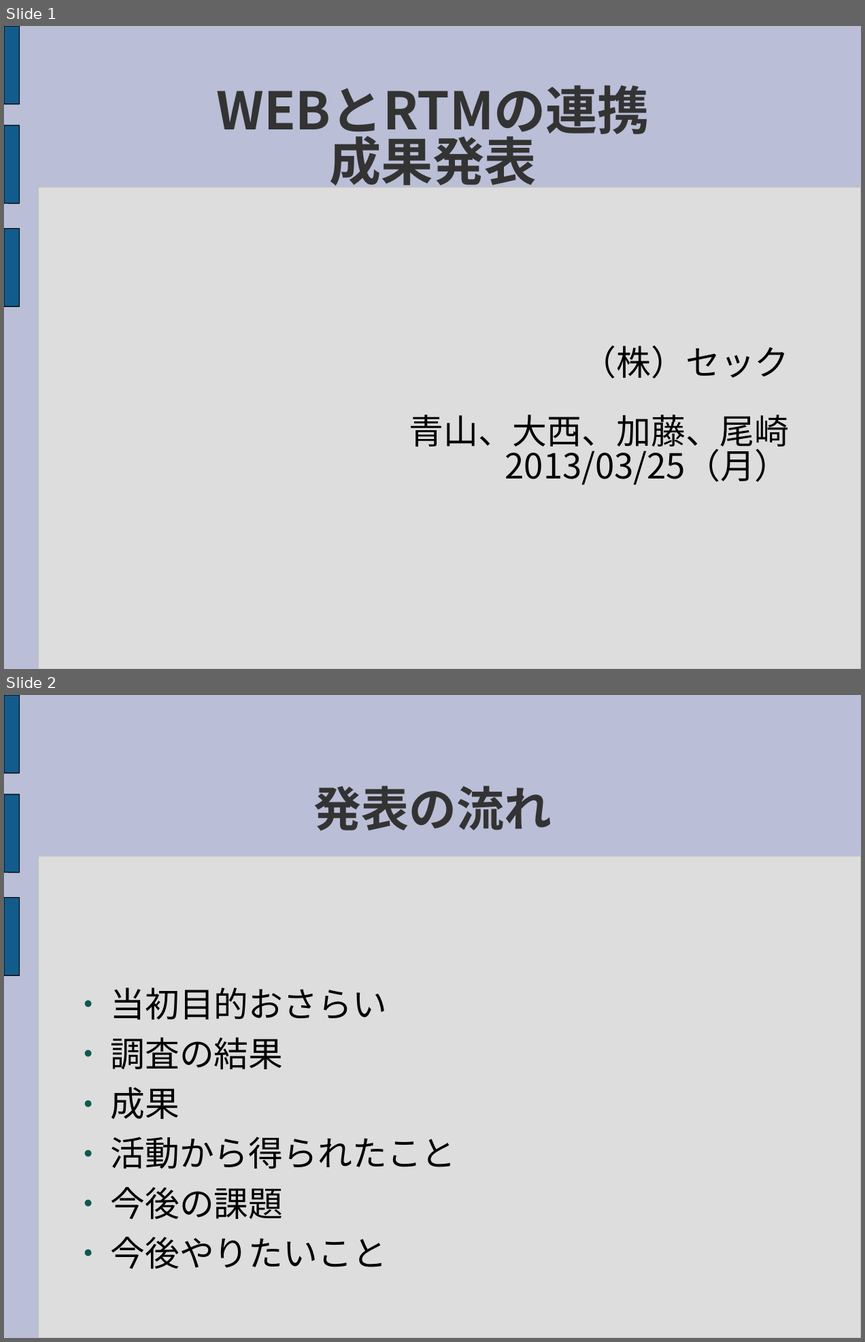
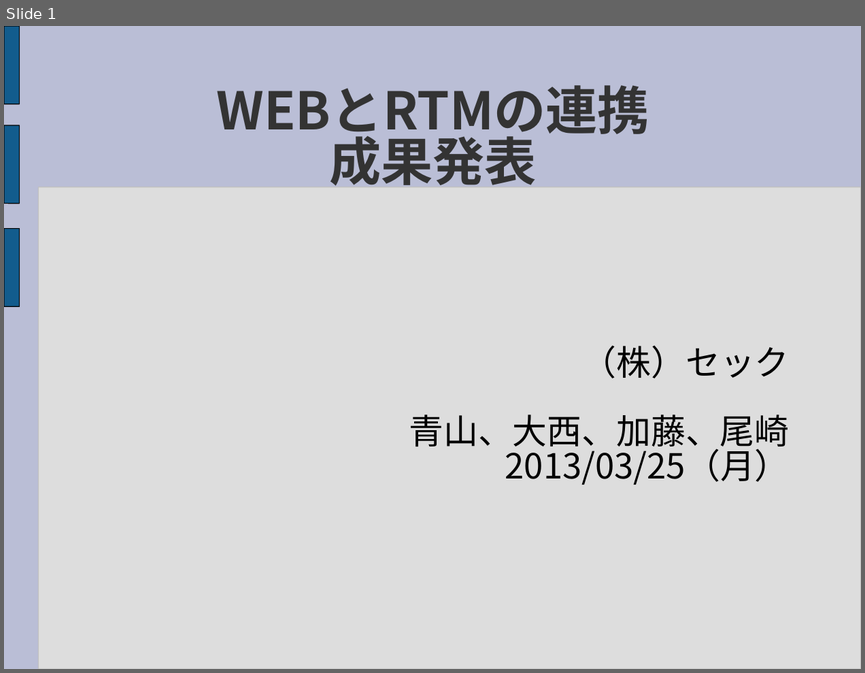
Before and after one commit to sec-d04/RTMWeb, a slide deck: Document/Presentation/RTMWeb_ResearchPresentation.ppt. Shown one above the other, each under a label of ours: slides 1 and 2 before the commit, slide 1 after it. The pictures are 865x1342 and 865x673 pixels, drawn with LibreOffice and Linux fonts; fonts in the diff are those of the drawing. Boxes give left, top, right and bottom in pixels: in the first picture for what was removed or moved away, otherwise in the second. Text is boxed around its words. In the diff, an @@ line names an element or a change of style, - is before the commit and + after.

Commit message:
成果発表資料全体大修正　一応完成版のつもり
・発表の流れをシンプルにし、それにあわせ全体を再構成した。
・「おさらい」のRTMの説明を削除した。
・今後を修正した。
・OpenHRIにあったRTM+WEBの説明を追加した。
・意見のまとまってない点を記載した。
・新提案を追加した。

```diff
--- a/Document/Presentation/RTMWeb_ResearchPresentation.ppt
+++ b/Document/Presentation/RTMWeb_ResearchPresentation.ppt
@@ slide 2 removed at box(4, 695, 861, 1338), background #BABED6; not listed: 4 template elements that a slide beside it also shows @@
@@ title removed at box(314, 785, 551, 831) @@
-発表の流れ
@@ text removed at box(110, 987, 456, 1269) @@
-● 当初目的おさらい
-● 調査の結果
-● 成果
-● 活動から得られたこと
-● 今後の課題
-● 今後やりたいこと
```
Also in this commit, not shown: 10 other slides changed, 6 slides added, 3 other slides removed.
